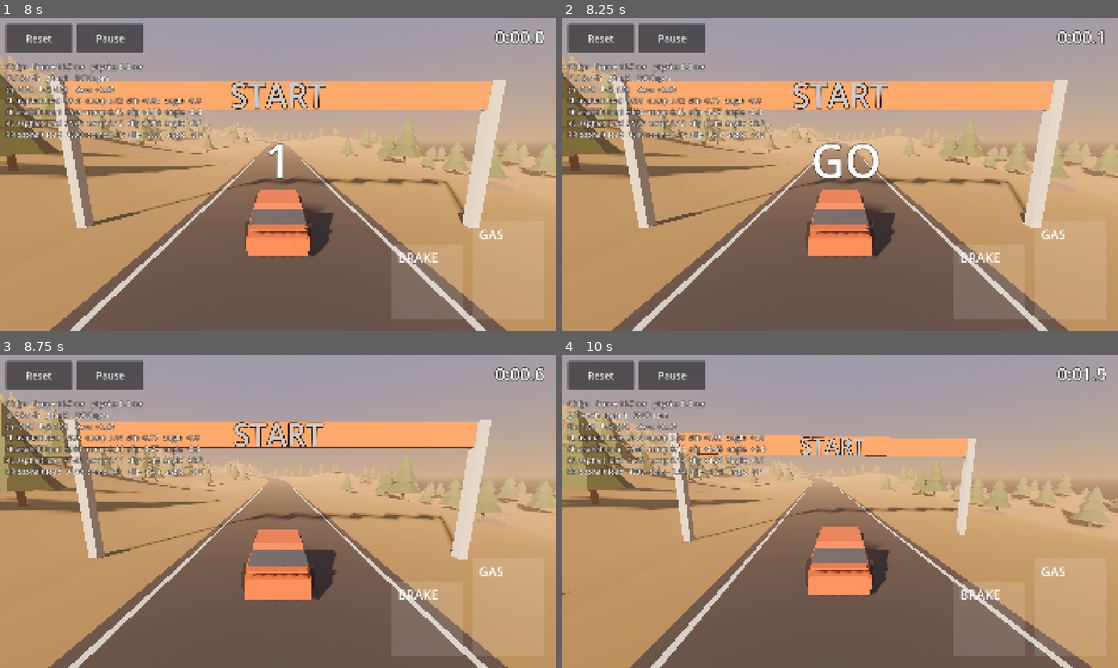
Above: before the commit, frames 1-4 (two rows, left to right).
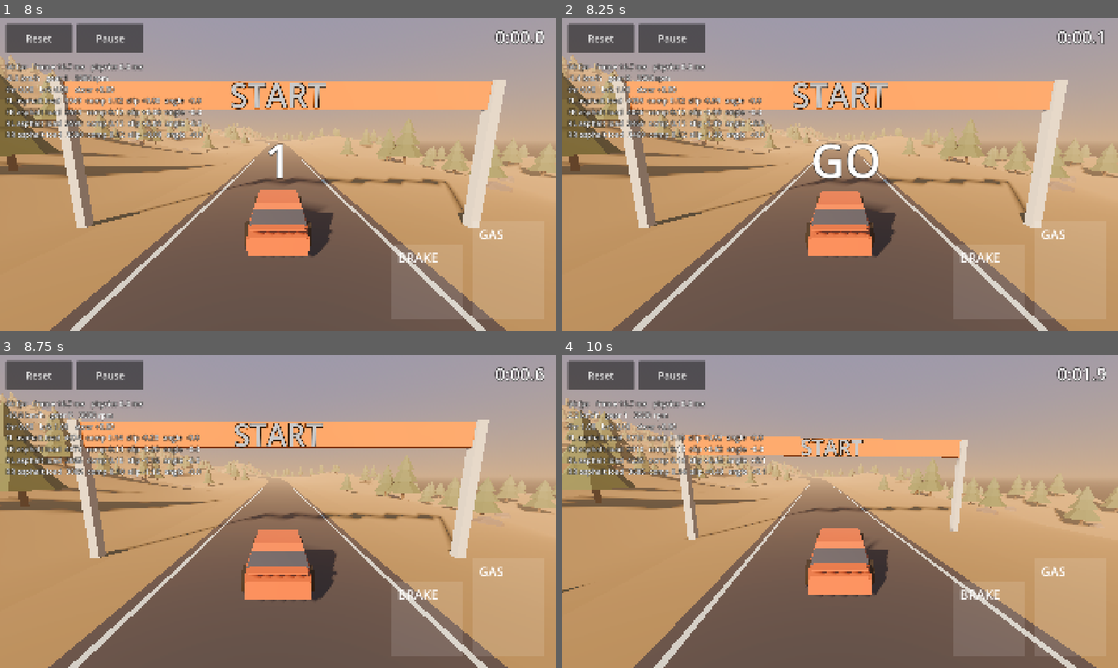
Above: after the commit, the same moments.

Repository: Stoian02/ridge
Game: Godot game, scene res://ui/main_menu.tscn
Same seed, same stepped clock (60 frames per second), same inputs: the game is played once before the commit and once after it.
Inputs (mouse positions are in pixels of both pictures, inside the frame that each line leads up to):
- Up to frame 1 (8 s): click "Play" at 0.5 s; click (194, 118) at 1.25 s; click (105, 183) at 2 s; tap Enter at 2.75 s; move the mouse to (400, 158) at 2.77 s; hold D (steer_right) 2.78-3.5 s; tap W (throttle) at 2.85, 4.55, 6.8 s; click (400, 158) at 2.92 s; drag from (166, 190) to (250, 237) at 3.52 s; move the mouse to (333, 105) at 4.27 s; hold D (steer_right) 4.28-5 s; hold Shift 4.28-5 s; click "Reset" at 5 s; drag from (250, 237) to (111, 127) at 5.77 s; move the mouse to (444, 221) at 6.52 s; hold A (steer_left) 6.53-7.25 s; tap Ctrl at 6.6 s; drag from (111, 127) to (194, 96) at 7.27 s
- Up to frame 2 (8.25 s): move the mouse to (867, 174) at 8.02 s; hold S (brake) from 8.03 s (still down); tap W (throttle) at 8.1 s; click (867, 174) at 8.17 s
- Up to frame 3 (8.75 s): keep holding S (brake)
- Up to frame 4 (10 s): release S (brake) at 8.75 s; drag from (756, 433) to (728, 527) at 8.77 s; move the mouse to (962, 495) at 9.52 s; hold Up from 9.53 s (still down); tap Alt at 9.6 s; tap W (throttle) at 9.8 s

Frame 1 is identical in both runs. In frame 2, 0.3% of the frame differs, in the area x 2-100%, y 17-72%; in frame 3, 2.5%; in frame 4, 6.3%, in the area x 0-100%, y 13-100%.

Commit message:
Make the rally cars drive like the all-wheel-drives they are
The owner: they "feel a bit too loose on the backend when we get up to
speed, like they feel more rear-wheel drive than all-wheel drive". This
is the balance item the feel log has carried open since Session 5.

Measuring first showed the complaint is not about steady cornering,
where both cars understeer, but about the transient when the throttle
changes mid-corner: the rear stepped out by up to 9.7 deg on power,
where the 4x4 never exceeds 1.3. Sending 65% of the torque rearward was
the cause, so the front split goes to 0.45 (stock) and 0.48 (tuned) and
the rear anti-roll bars soften about 15%. Power-on oversteer is gone
(-0.7 deg) and lifting off still rotates the car, on purpose.

A partly locked centre differential was tried as well, and rejected: it
made the cars quick enough on mud to arrive at Muddy Valley's last bend
5 km/h faster and slide 12-14 m off a 7.5 m road. Every differential
stays open, as before.

The extra front traction did make the rally car out-climb the 4x4 in
mud, which breaks the promise that mud is the 4x4's terrain, so its
grip multiplier there drops 1.1 to 0.95: the 4x4 leads again, 11.3 s
against 12.9 s. Lap times are unchanged or slightly better throughout.

tests/scenarios/test_car_balance.gd keeps the balance measured on every
run, so it cannot drift back unnoticed.

Co-Authored-By: Claude Opus 5 <noreply@anthropic.com>
Claude-Session: https://claude.ai/code/session_01RhfJavT34eWyW3enLLKWgH

Diff:
--- a/car/rally_car.tres
+++ b/car/rally_car.tres
@@ -23,7 +23,7 @@
 rebound_damping = 3350.0
 bump_stop_stiffness = 200000.0
 anti_roll_front = 5580.0
-anti_roll_rear = 8920.0
+anti_roll_rear = 7580.0
 tire_grip = 1.2
 rear_grip_bias = 0.96
 peak_slip_ratio = 0.12
@@ -44,7 +44,7 @@
 shift_time = 0.12
 drivetrain_efficiency = 0.85
 drive_type = 2
-front_torque_split = 0.35
+front_torque_split = 0.45
 brake_torque = 11000.0
 brake_front_bias = 0.6
 abs_enabled = true
--- a/car/rally_car_tuned.tres
+++ b/car/rally_car_tuned.tres
@@ -23,7 +23,7 @@
 rebound_damping = 4020.0
 bump_stop_stiffness = 200000.0
 anti_roll_front = 6700.0
-anti_roll_rear = 10700.0
+anti_roll_rear = 9100.0
 tire_grip = 1.3
 rear_grip_bias = 0.96
 peak_slip_ratio = 0.12
@@ -44,7 +44,7 @@
 shift_time = 0.09
 drivetrain_efficiency = 0.85
 drive_type = 2
-front_torque_split = 0.41
+front_torque_split = 0.48
 brake_torque = 11000.0
 brake_front_bias = 0.6
 abs_enabled = true
--- a/surfaces/grip_table.tres
+++ b/surfaces/grip_table.tres
@@ -7,7 +7,7 @@
 multipliers = {
 "rally/asphalt": 1.1,
 "rally/dirt": 1.05,
-"rally/mud": 1.1,
+"rally/mud": 0.95,
 "offroad/asphalt": 0.95,
 "offroad/dirt": 1.1,
 "offroad/mud": 1.35,
--- /dev/null
+++ b/tests/scenarios/test_car_balance.gd
@@ -0,0 +1,99 @@
+extends GutTest
+## Cornering balance: does a car push its nose wide (understeer) or hang its
+## rear out (oversteer)? Measured as rear tyre slip angle minus front, in a
+## steady corner and on the two throttle changes that unsettle a car most.
+##
+## The rally cars are AWD and must behave like it. Before the 2026-09-23 tuning
+## they ran 65% rear torque, and the rear stepped out by up to 9.7 deg on power
+## mid-corner, which the owner felt as the car driving like a rear-wheel-drive.
+## Lifting off still rotates them, on purpose.
+
+const ASPHALT := preload("res://surfaces/asphalt.tres")
+const DIRT := preload("res://surfaces/dirt.tres")
+const RALLY := preload("res://car/rally_car.tres")
+const TUNED := preload("res://car/rally_car_tuned.tres")
+const OFFROAD := preload("res://car/offroad_4x4.tres")
+const STEER := 0.55
+const TARGET_KMH := 85.0
+## Rear slip may exceed front by at most this much (deg) on power mid-corner:
+## an all-wheel-drive car should pull itself straight, not step out. Measured
+## 1.0 at worst after the tuning, against 9.7 before it; the gap between those
+## is wide enough that this catches a real regression, and the headroom absorbs
+## the run-to-run variation that comes from residual physics state.
+const POWER_LIMIT := 3.0
+## Lifting off rotates a rally car on purpose, but it must not snap. Measured
+## 4.9 at worst after the tuning, against 8.0 before it.
+const LIFT_LIMIT := 6.5
+
+
+func test_power_on_does_not_step_the_rear_out() -> void:
+	for stats: CarStats in [RALLY, TUNED, OFFROAD]:
+		for surface: SurfaceDef in [ASPHALT, DIRT]:
+			var result := await _corner(stats, surface, "power")
+			assert_lt(result["worst"], POWER_LIMIT, "%s on %s, power mid-corner" % [
+					stats.display_name, surface.id])
+
+
+func test_lifting_off_rotates_without_snapping() -> void:
+	for stats: CarStats in [RALLY, TUNED, OFFROAD]:
+		for surface: SurfaceDef in [ASPHALT, DIRT]:
+			var result := await _corner(stats, surface, "lift")
+			assert_lt(result["worst"], LIFT_LIMIT, "%s on %s, lifting off" % [
+					stats.display_name, surface.id])
+
+
+## A near-even torque split is what stops these cars driving like RWDs. Locking
+## the centre differential was tried too and rejected: it added enough mud
+## understeer to run the car off Muddy Valley's final bend (see the feel log).
+func test_the_rally_cars_are_driven_as_all_wheel_drive() -> void:
+	for stats: CarStats in [RALLY, TUNED]:
+		assert_eq(stats.drive_type, CarStats.DriveType.AWD, stats.display_name)
+		assert_between(stats.front_torque_split, 0.4, 0.5,
+				"%s sends close to half its torque forward" % stats.display_name)
+
+
+## Returns {"front", "rear", "worst"} in degrees. `regime` is "hold", "power"
+## or "lift": the throttle change made once the car is settled in the corner.
+func _corner(stats: CarStats, surface: SurfaceDef, regime: String) -> Dictionary:
+	var ground := ScenarioHelper.make_flat_ground(surface, Vector3.ZERO, 3000.0)
+	add_child_autofree(ground)
+	var car := ScenarioHelper.spawn_car(self, Vector3(0.0, 1.0, 0.0))
+	car.stats = stats
+	await get_tree().physics_frame
+	for i in ScenarioHelper.ticks(1.0):
+		await get_tree().physics_frame
+
+	car.input.virtual_throttle = 1.0
+	for i in ScenarioHelper.ticks(30.0):
+		await get_tree().physics_frame
+		if car.forward_speed() * 3.6 >= TARGET_KMH:
+			break
+	var entry := car.forward_speed() * 3.6
+
+	car.input.virtual_throttle = 0.35
+	car.input.virtual_steer = STEER
+	for i in ScenarioHelper.ticks(0.8):
+		await get_tree().physics_frame
+	if regime == "power":
+		car.input.virtual_throttle = 1.0
+	elif regime == "lift":
+		car.input.virtual_throttle = 0.0
+
+	var front := 0.0
+	var rear := 0.0
+	var worst := -99.0
+	var samples := 0
+	for i in ScenarioHelper.ticks(2.0):
+		await get_tree().physics_frame
+		var f := (absf(rad_to_deg(car.wheels[0].slip_angle)) + absf(rad_to_deg(car.wheels[1].slip_angle))) * 0.5
+		var r := (absf(rad_to_deg(car.wheels[2].slip_angle)) + absf(rad_to_deg(car.wheels[3].slip_angle))) * 0.5
+		front += f
+		rear += r
+		worst = maxf(worst, r - f)
+		samples += 1
+	gut.p("%-8s %-16s %-5s: entry %5.1f km/h, front %5.2f deg, rear %5.2f deg, worst rear-front %+5.2f" % [
+			surface.id, stats.display_name, regime, entry, front / samples, rear / samples, worst])
+	car.queue_free()
+	ground.queue_free()
+	await get_tree().physics_frame
+	return {"front": front / samples, "rear": rear / samples, "worst": worst}
--- a/tests/unit/test_car_catalog.gd
+++ b/tests/unit/test_car_catalog.gd
@@ -55,7 +55,12 @@
 	var stock: CarStats = shipped.cars[0].stats
 	var offroad: CarStats = shipped.cars[1].stats
 	var tuned: CarStats = shipped.cars[2].stats
+	# Every differential stays open on the road cars: the 4x4's locks are what
+	# make it the one that crawls. A partly locked centre was tried in the
+	# 2026-09-23 balance tuning and rejected (see the feel log): it added mud
+	# understeer, and the torque split alone fixed the looseness.
 	assert_eq([stock.front_diff_lock, stock.rear_diff_lock, stock.centre_diff_lock], [0.0, 0.0, 0.0], "stock stays open")
+	assert_eq([tuned.front_diff_lock, tuned.rear_diff_lock, tuned.centre_diff_lock], [0.0, 0.0, 0.0], "tuned stays open")
 	for i in stock.torque_curve_nm.size():
 		assert_almost_eq(tuned.torque_curve_nm[i], stock.torque_curve_nm[i] * 1.3, 0.6, "tuned torque point %d is +30%%" % i)
 	assert_lt(tuned.mass, stock.mass)
--- a/tests/unit/test_surfaces.gd
+++ b/tests/unit/test_surfaces.gd
@@ -42,5 +42,7 @@
 
 
 func test_grip_table_lookup_and_default() -> void:
-	assert_almost_eq(GRIP_TABLE.multiplier(&"rally", &"mud"), 1.1, 0.0001)
+	# Mud is the 4x4's terrain: the rally cars lose grip there, it does not.
+	assert_almost_eq(GRIP_TABLE.multiplier(&"rally", &"mud"), 0.95, 0.0001)
+	assert_gt(GRIP_TABLE.multiplier(&"offroad", &"mud"), GRIP_TABLE.multiplier(&"rally", &"mud"))
 	assert_almost_eq(GRIP_TABLE.multiplier(&"unknown", &"mud"), 1.0, 0.0001)
Not shown, added: tests/scenarios/test_car_balance.gd.uid
Not shown, changed: docs/notes/feel-log.md
